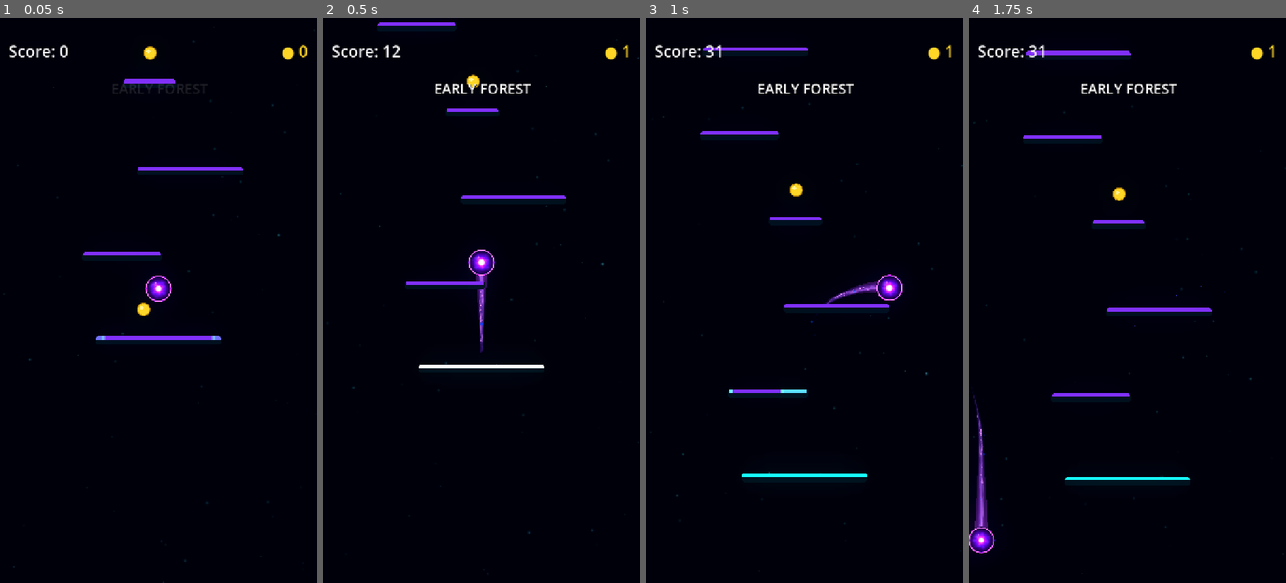
Above: before the commit, frames 1-4 (left to right).
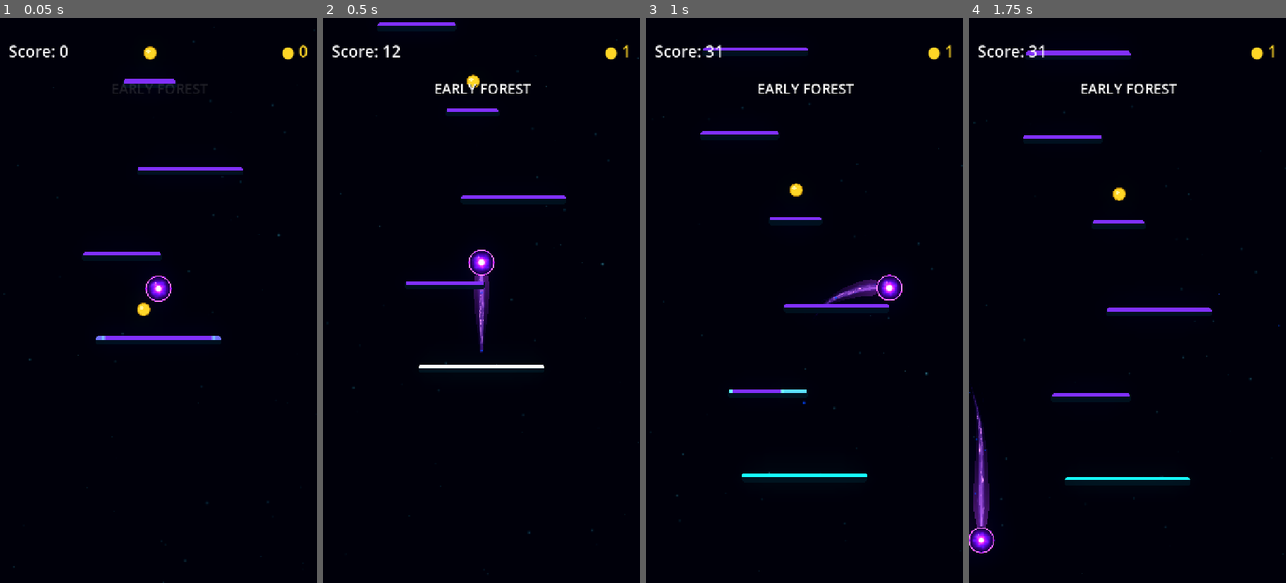
Above: after the commit, the same moments.

Repository: Kryodo/TowerJump
Game: Godot game, scene res://scenes/main.tscn
Two runs of this game, one before a commit and one after it. Both use one fixed random seed, a clock stepped at 60 frames per second and the inputs below.
Inputs (mouse positions are in pixels of both pictures, inside the frame that each line leads up to):
- Up to frame 1 (0.05 s): no input
- Up to frame 2 (0.5 s): no input
- Up to frame 3 (1 s): move the mouse to (874, 272) at 0.52 s; hold Right (ui_right) from 0.53 s (still down); click (874, 272) at 0.67 s
- Up to frame 4 (1.75 s): release Right (ui_right) at 1.25 s; drag from (1064, 328) to (1117, 193) at 1.27 s

Frame 1 is identical in both runs. In frame 2, 0.3% of the frame differs, in the area x 47-53%, y 45-60%; in frame 3, 0.2%; in frame 4, 0.4%, in the area x 0-99%, y 47-91%.

Commit message:
Improve comet taper and geometric particle visibility

Diff:
--- a/scenes/ball.tscn
+++ b/scenes/ball.tscn
@@ -9,8 +9,8 @@
 [ext_resource type="Texture2D" uid="uid://x4vri0ghb2xn" path="res://Assets/energy_particle_atlas.png" id="5_energy_atlas"]
 
 [sub_resource type="Curve" id="Curve_iijjg"]
-_data = [Vector2(0, 1), 0.0, -1.1999999, 0, 1, Vector2(0.15, 0.82), -1.1999999, -1.1999999, 1, 1, Vector2(0.4, 0.52), -1.1999999, -1.08, 1, 1, Vector2(0.65, 0.25), -1.08, -0.8499998, 1, 1, Vector2(0.85, 0.08), -0.8499998, -0.5333334, 1, 1, Vector2(1, 0), -0.5333334, 0.0, 1, 0]
-point_count = 6
+_data = [Vector2(0, 0.12), 0.0, 3.2, 0, 1, Vector2(0.12, 0.72), 3.2, 1.0, 1, 1, Vector2(0.22, 1), 1.0, 0.0, 1, 1, Vector2(0.42, 0.78), 0.0, -0.9, 1, 1, Vector2(0.72, 0.34), -0.9, -1.0, 1, 1, Vector2(0.9, 0.06), -1.0, -0.7, 1, 1, Vector2(1, 0), -0.7, 0.0, 1, 0]
+point_count = 7
 
 [sub_resource type="Gradient" id="Gradient_f7kxq"]
 offsets = PackedFloat32Array(0, 0.26666668, 0.6, 0.8, 1)
@@ -19,8 +19,8 @@
 metadata/_snap_count = 15
 
 [sub_resource type="Curve" id="Curve_4dx81"]
-_data = [Vector2(0, 1), 0.0, -0.70625985, 0, 1, Vector2(0.35000002, 0.75280905), -0.70625985, -1.1420155, 1, 1, Vector2(0.655, 0.4044944), -1.1420155, -1.4589453, 1, 1, Vector2(0.85, 0.12), -1.4589453, -0.80000013, 1, 1, Vector2(1, 0), -0.80000013, 0.0, 1, 0]
-point_count = 5
+_data = [Vector2(0, 0.10), 0.0, 4.2, 0, 1, Vector2(0.10, 0.68), 4.2, 1.0, 1, 1, Vector2(0.20, 1), 1.0, 0.0, 1, 1, Vector2(0.42, 0.78), 0.0, -0.9, 1, 1, Vector2(0.72, 0.38), -0.9, -1.0, 1, 1, Vector2(0.92, 0.05), -1.0, 0.0, 1, 1, Vector2(1, 0), 0.0, 0.0, 1, 0]
+point_count = 7
 
 [sub_resource type="Gradient" id="Gradient_wisp_left"]
 offsets = PackedFloat32Array(0, 0.22, 0.65, 1)
@@ -89,11 +89,15 @@
 [sub_resource type="ParticleProcessMaterial" id="ParticleProcessMaterial_fwo8l"]
 lifetime_randomness = 0.15
 emission_shape = 1
-emission_sphere_radius = 25.0
+emission_sphere_radius = 18.0
 direction = Vector3(0, 1, 0)
 spread = 30.0
-initial_velocity_min = 2.0
-initial_velocity_max = 14.0
+angle_min = -180.0
+angle_max = 180.0
+angular_velocity_min = -95.0
+angular_velocity_max = 95.0
+initial_velocity_min = 3.0
+initial_velocity_max = 18.0
 gravity = Vector3(0, 0, 0)
 tangential_accel_min = -10.000002
 tangential_accel_max = 9.999997
@@ -125,7 +129,7 @@
 
 [sub_resource type="AtlasTexture" id="AtlasTexture_ball_shard"]
 atlas = ExtResource("5_energy_atlas")
-region = Rect2(32, 0, 16, 16)
+region = Rect2(48, 0, 16, 16)
 
 [sub_resource type="ShaderMaterial" id="ShaderMaterial_4dx81"]
 shader = ExtResource("2_f7cbr")
@@ -143,7 +147,7 @@
 wisp_strength = 2.0
 
 [node name="TrailAura" type="Line2D" parent="TrailVisual" unique_id=333510001]
-width = 34.0
+width = 38.0
 width_curve = SubResource("Curve_iijjg")
 gradient = SubResource("Gradient_f7kxq")
 joint_mode = 2
@@ -180,29 +184,30 @@
 antialiased = true
 
 [node name="TrailParticles" type="GPUParticles2D" parent="TrailVisual" unique_id=2074338206]
-amount = 12
+amount = 10
 texture = ExtResource("4_jj7gd")
 lifetime = 1.25
 randomness = 0.45
 process_material = SubResource("ParticleProcessMaterial_fwo8l")
 
 [node name="TrailDiamonds" type="GPUParticles2D" parent="TrailVisual" unique_id=1841021003]
-scale = Vector2(0.72, 0.72)
+scale = Vector2(1.12, 1.12)
+amount = 12
 texture = SubResource("AtlasTexture_ball_diamond")
 randomness = 0.55
 process_material = SubResource("ParticleProcessMaterial_fwo8l")
 
 [node name="TrailSquares" type="GPUParticles2D" parent="TrailVisual" unique_id=1841021004]
-scale = Vector2(0.7, 0.7)
-amount = 6
+scale = Vector2(1.0, 1.0)
+amount = 9
 texture = SubResource("AtlasTexture_ball_square")
 lifetime = 0.95
 randomness = 0.65
 process_material = SubResource("ParticleProcessMaterial_fwo8l")
 
 [node name="TrailShards" type="GPUParticles2D" parent="TrailVisual" unique_id=1841021005]
-scale = Vector2(0.78, 0.78)
-amount = 5
+scale = Vector2(1.12, 1.12)
+amount = 8
 texture = SubResource("AtlasTexture_ball_shard")
 lifetime = 0.85
 randomness = 0.65
